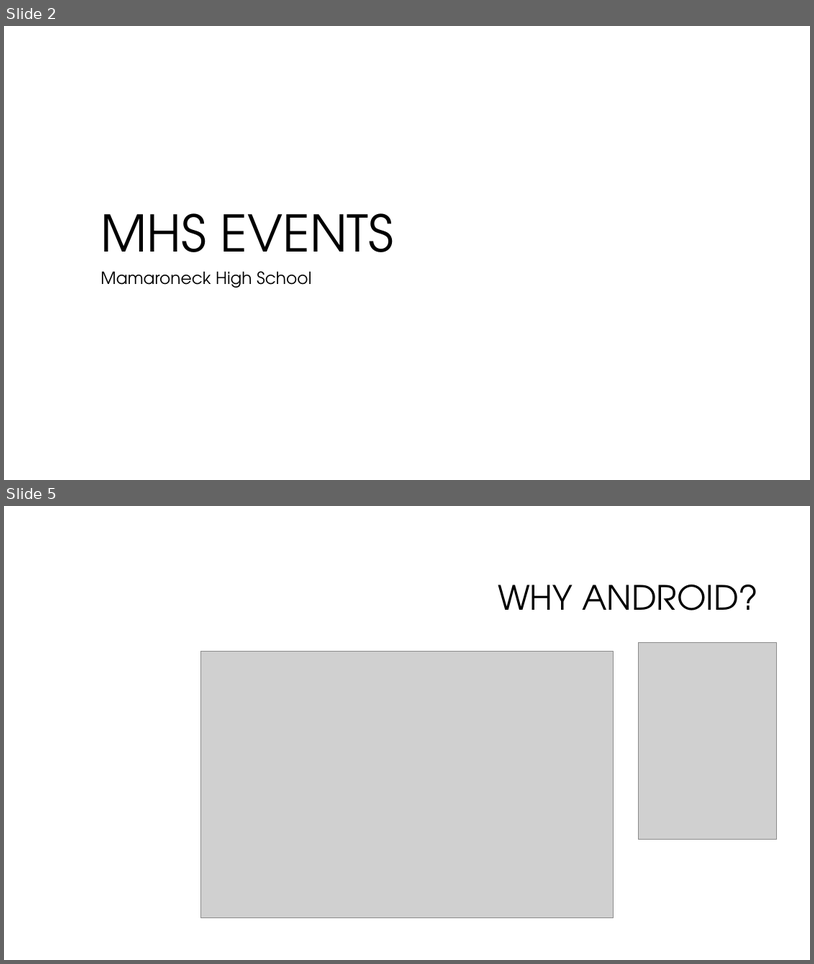
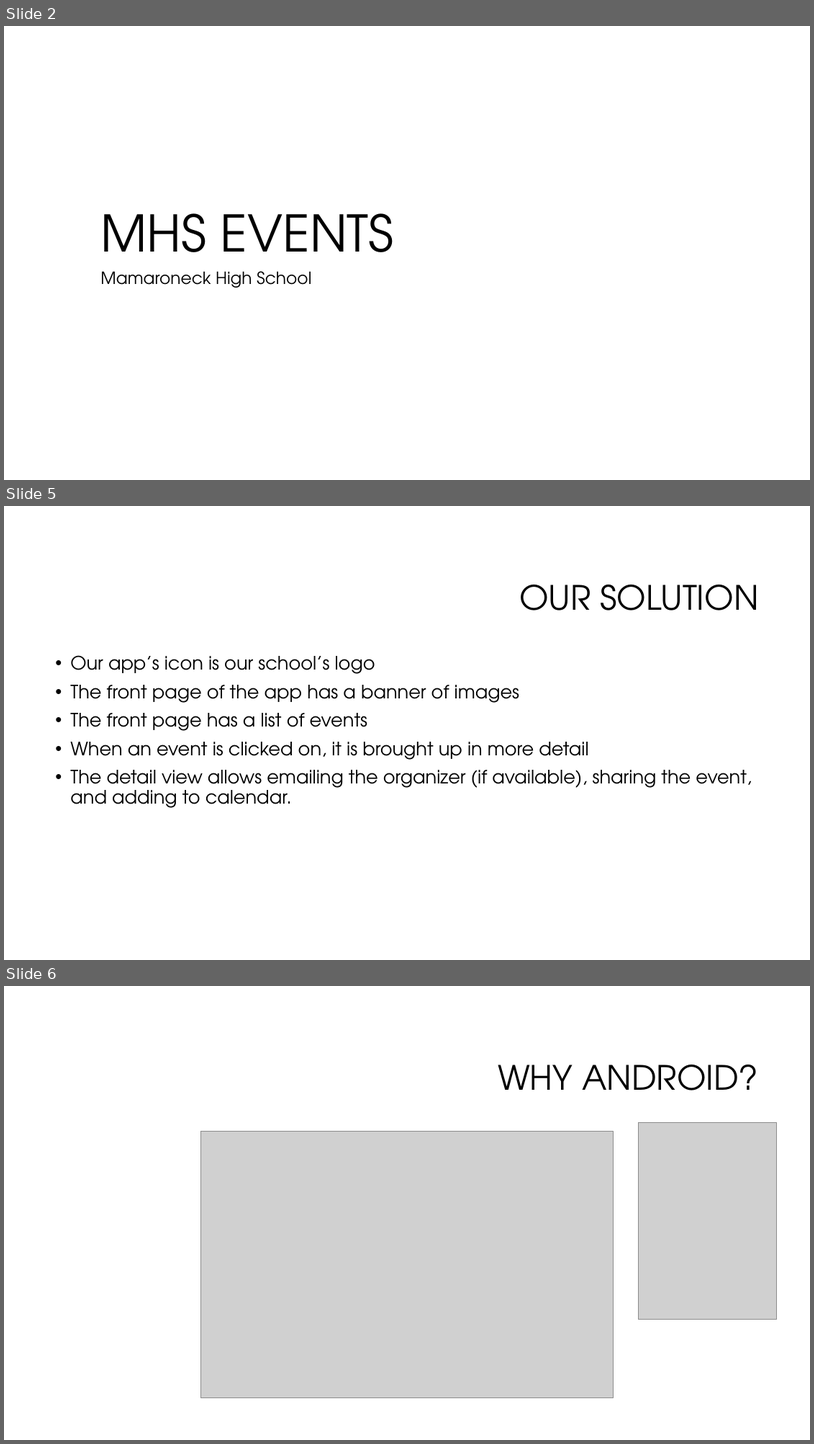
Before and after one commit to MHSCSClub/FBLA_MobileApp_2015, a slide deck: FBLAAPPPPT.pptx. Shown one above the other, each under a label of ours: slides 2 and 5 before the commit, slides 2, 5 and 6 after it; the slides between them are not shown. The pictures are 814x964 and 814x1444 pixels, drawn with LibreOffice and Linux fonts; fonts in the diff are those of the drawing; grey boxes stand for pictures; background and template pictures are left out. Boxes give left, top, right and bottom in pixels: in the first picture for what was removed or moved away, otherwise in the second. Text is boxed around its words. In the diff, an @@ line names an element or a change of style, - is before the commit and + after.

```diff
--- a/FBLAAPPPPT.pptx
+++ b/FBLAAPPPPT.pptx
@@ slide 5 added at (4, 506, 810, 960), background #FFFFFF @@
@@ title added at (520, 584, 759, 610), 40 pt, text #000000 @@
+OUR SOLUTION
@@ text added at (70, 655, 752, 808), 22 pt, text #000000 @@
+• Our app’s icon is our school’s logo
+• The front page of the app has a banner of images
+• The front page has a list of events
+• When an event is clicked on, it is brought up in more detail
+• The detail view allows emailing the organizer (if available), sharing the event, and adding to calendar.
@@ what was slide 5 is now slide 6 @@
```
Also in this commit, not shown: 3 slides changed, 1 other slide added, 2 slides removed, 52 other files.
